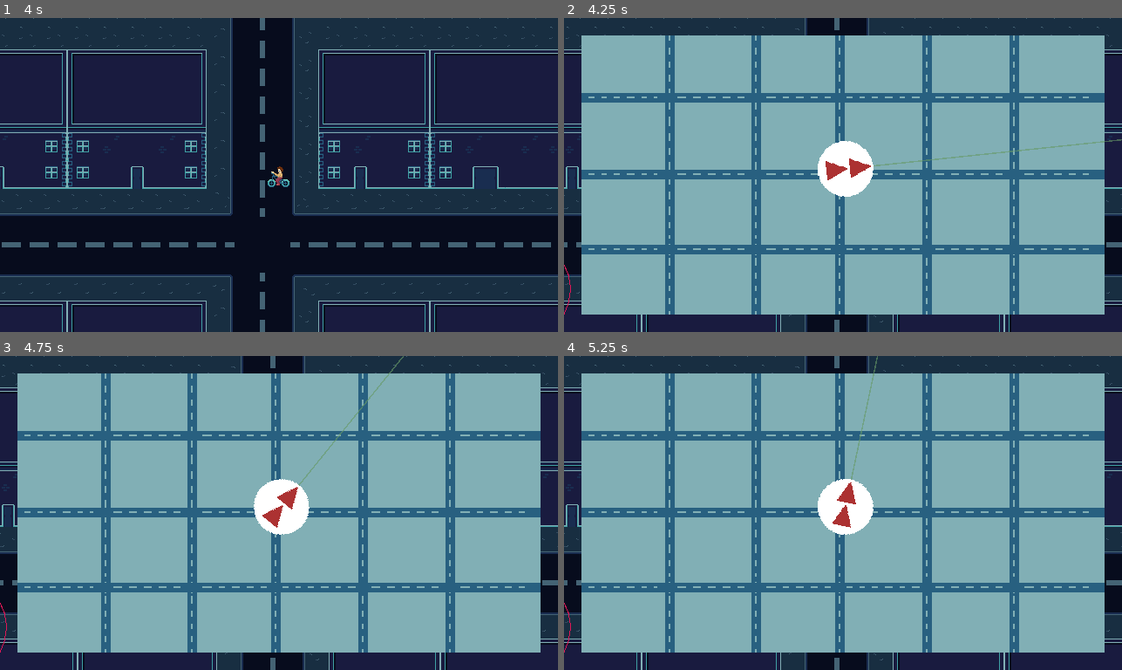
Above: before the commit, frames 1-4 (two rows, left to right).
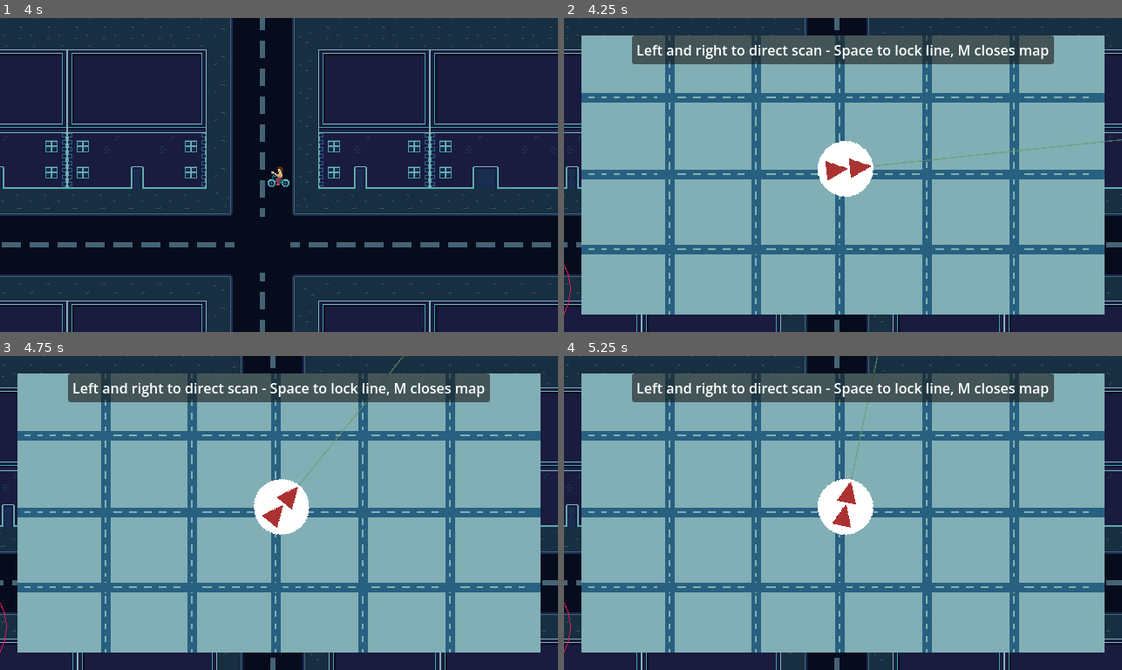
Above: after the commit, the same moments.

Repository: hawkstein/ludum-dare-59-signal
Game: Godot game, scene res://main.tscn
The game is run twice, just before and just after one commit, with the same random seed, the same clock (stepped at 60 frames per second) and the same inputs.
Inputs:
- Up to frame 1 (4 s): tap Enter (ui_accept) at 0.5, 0.77, 1.52, 3.02, 3.77 s; hold Right (right) 0.53-1.28 s; tap Space (lock_line) every 0.75 s from 0.6 to 3.6 s; hold Down (down) 1.28-2.03 s; hold Right (right) 2.03-2.78 s; hold Up (up) 2.78-3.53 s; hold Left (left) from 3.53 s (still down)
- Up to frame 2 (4.25 s): keep holding Left (left); tap Q (map) at 4.15 s
- Up to frame 3 (4.75 s): keep holding Left (left); tap Space (lock_line) at 4.35 s; tap Enter (ui_accept) at 4.52 s
- Up to frame 4 (5.25 s): release Left (left) at 5.03 s; hold Down (down) from 5.03 s (still down); tap Space (lock_line) at 5.1 s

Frame 1 is identical in both runs. In frame 2, 6.9% of the frame differs, in the area x 12-88%, y 5-15%; in frame 3, 6.9%; in frame 4, 6.9%.

Commit message:
add instructions to map

Diff:
--- a/map/triangulation-map.tscn
+++ b/map/triangulation-map.tscn
@@ -51,6 +51,28 @@
 visible = false
 texture = ExtResource("4_npiq4")
 
+[node name="PanelContainer" type="PanelContainer" parent="MarginContainer/Panel" unique_id=27927480]
+layout_mode = 1
+anchors_preset = 5
+anchor_left = 0.5
+anchor_right = 0.5
+offset_left = -242.0
+offset_right = 242.0
+offset_bottom = 33.0
+grow_horizontal = 2
+
+[node name="MarginContainer" type="MarginContainer" parent="MarginContainer/Panel/PanelContainer" unique_id=337651139]
+layout_mode = 2
+size_flags_horizontal = 4
+theme_override_constants/margin_left = 5
+theme_override_constants/margin_top = 5
+theme_override_constants/margin_right = 5
+theme_override_constants/margin_bottom = 5
+
+[node name="Label" type="Label" parent="MarginContainer/Panel/PanelContainer/MarginContainer" unique_id=1670149366]
+layout_mode = 2
+text = "Left and right to direct scan - Space to lock line, M closes map"
+
 [node name="StaticLoop" type="AudioStreamPlayer" parent="." unique_id=896589900]
 stream = ExtResource("5_npiq4")
 bus = &"SFX"
